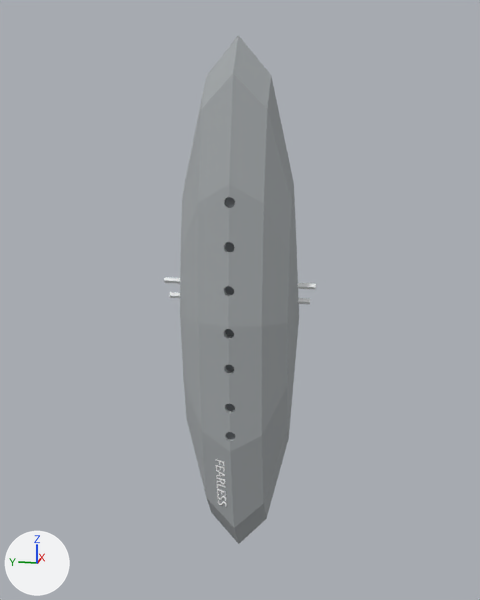
Before and after pictures for a commit that changed the OBJ model static_assets/fearless/fearless.obj.
Camera for both pictures: a camera (50 mm lens) standing at (-115.1, -37.2, 33.4) and looking at (10.8, -12.0, 1.9). The axes (+X, +Y, +Z) are drawn at lower left. The lights are the same throughout. Where no turn or scale is listed for an object, it has been applied to the vertices. Vertices at the same position are counted once.

The first picture shows 'obj_0'.
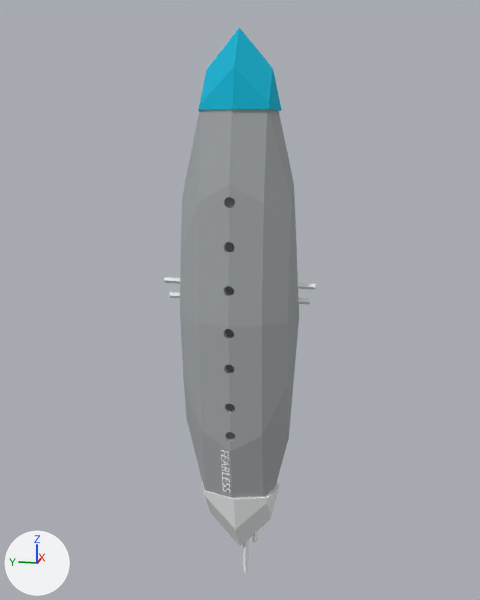
Changed parts and their boxes [x1, y1, x2, y2] in the pictures (480 x 600 px; the box of a moved part takes in the faces that stretch with it):
'obj_0', reshaped (7% taller)
    before: [164, 35, 316, 544]
    after: [164, 27, 316, 573]
part 1 of me_obj_0, moved or reshaped
    before: [187, 387, 289, 544]
    after: [187, 387, 289, 573]
part 2 of me_obj_0, built on
    before: [181, 35, 293, 248]
    after: [181, 27, 293, 248]

Edits to the bpy script that builds the scene:
```text
Add mat_color_30377:
    mat_color_30377 = principled_material('color_30377')
    mat_color_30377.base_color = (0.0, 0.463, 0.663)  # cyan #00b5d5
    mat_color_30377.roughness = 1.0
Change me_obj_0:
    used by ob_obj_0; location = (0.0, 0.0, 0.0)
    remove me_obj_0.from_pydata(...)  # 3383 vertices, 6790 faces; spans x 0.0..19.0, y -27.0..3.0, z -52.0..51.0
    add me_obj_0.from_pydata(...)  # 3675 vertices, 7358 faces; spans x 0.0..19.0, y -27.0..3.0, z -58.4..52.3
    me_obj_0 part 1: 56 vertices moved from x 2.2..16.5, y -12.0..-6.0, z -45.1..-28.9 to x 1.4..16.5, y -14.1..-4.2, z -37.4..-26.3; 2411 vertices removed from x 2.1..17.7, y -18.0..-6.0, z -52.0..-16.4; 2651 vertices added at x 1.3..17.7, y -20.7..-4.0, z -58.4..-18.0
    me_obj_0 part 2: 6 vertices moved from x 4.8..13.6, y -18.0..-6.0, z 38.1..51.0 to x 4.1..13.9, y -18.3..-4.6, z 38.0; 10 vertices removed from x 4.8..14.2, y -18.0..-6.0, z 38.1..51.0; 62 vertices added at x 3.3..15.7, y -20.0..-4.3, z 38.0..52.3
    add me_obj_0.materials.append(mat_color_30377)  # cyan #00b5d5
```
